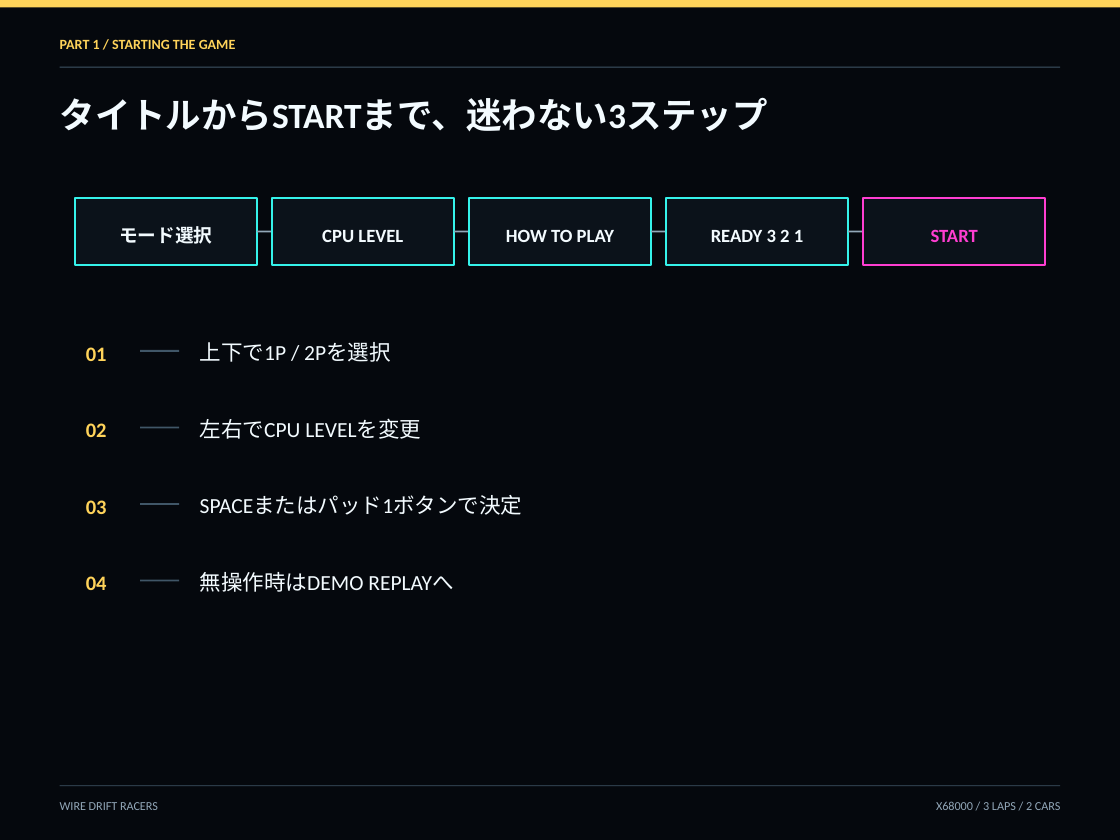
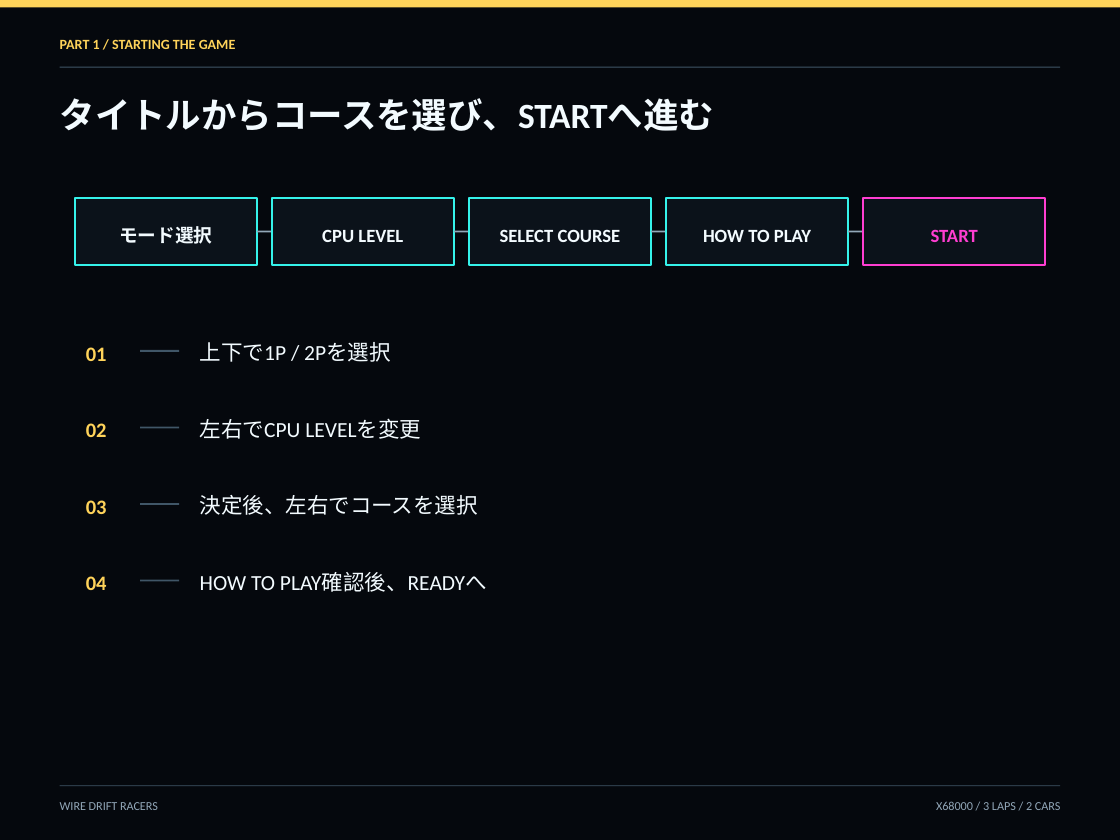
Before and after one commit to renatus-novus-x/wdrfrace, a slide deck: slide 4 of doc/manual-ja.pptx. Drawn at 1120x840 pixels with LibreOffice and Linux fonts; fonts in the diff are those of the drawing. Boxes give left, top, right and bottom in pixels: in the first picture for what was removed or moved away, otherwise in the second. Text is boxed around its words. In the diff, an @@ line names an element or a change of style, - is before the commit and + after.

Commit message:
Add selectable course variants and intro flow
This adds a course-select mode between the title and how-to-play screens, with keyboard and gamepad navigation plus confirm/return handling. The race now supports three selectable track variants—RING, OVAL, and PULSE—with course-aware intro previews, HUD labels, car placement, and track geometry. It also updates both English and Japanese manuals and expands the vector font to cover the new course names and numeric labels.

```diff
--- a/doc/manual-ja.pptx
+++ b/doc/manual-ja.pptx
@@ text at (x1=60, y1=98, x2=714, y2=131): text changed @@
-タイトルからSTARTまで、迷わない3ステップ
+タイトルからコースを選び、STARTへ進む
@@ text at (x1=500, y1=229, x2=621, y2=242): text changed @@
-HOW TO PLAY
+SELECT COURSE
@@ text at (x1=703, y1=229, x2=811, y2=242): text changed @@
-READY 3 2 1
+HOW TO PLAY
@@ text at (x1=200, y1=495, x2=478, y2=515): text changed @@
-SPACEまたはパッド1ボタンで決定
+決定後、左右でコースを選択
@@ text at (x1=200, y1=572, x2=487, y2=592): text changed @@
-無操作時はDEMO REPLAYへ
+HOW TO PLAY確認後、READYへ
```
Also in this commit, not shown: 1 slide added, 23 other files.
